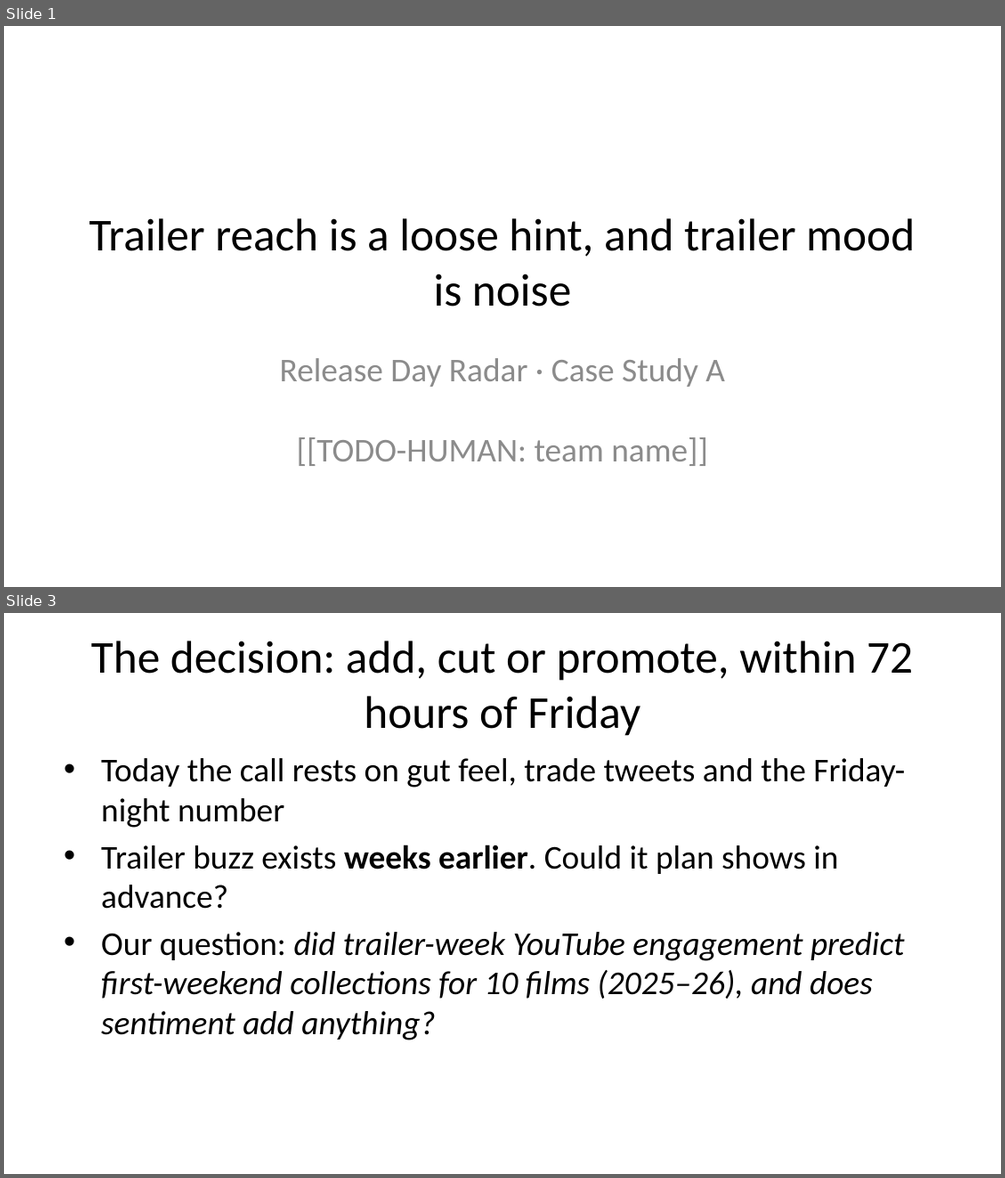
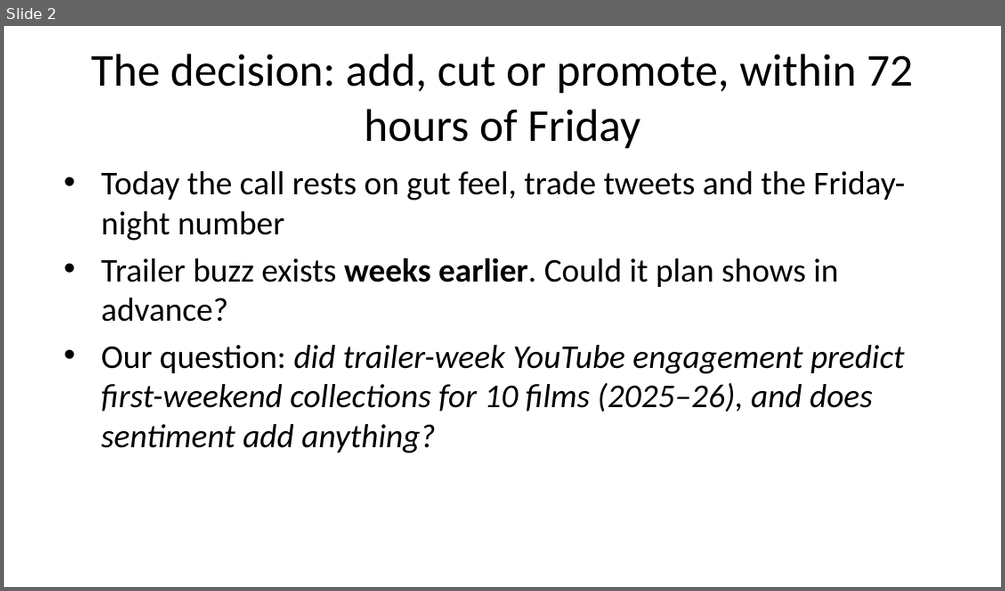
Before and after one commit to Shubhaditya14/Case-Study-A-Release-Day-Radar, a slide deck: report/slides.pptx. Shown one above the other, each under a label of ours: slides 1 and 3 before the commit, slide 2 after it; the slides between them are not shown. The pictures are 1005x1178 and 1005x591 pixels, drawn with LibreOffice and Linux fonts; fonts in the diff are those of the drawing. Boxes give left, top, right and bottom in pixels: in the first picture for what was removed or moved away, otherwise in the second. Text is boxed around its words. In the diff, an @@ line names an element or a change of style, - is before the commit and + after.

Commit message:
Slides: 10 slides, opening on the answer (no separate title slide)

```diff
--- a/report/slides.pptx
+++ b/report/slides.pptx
@@ slide 1 removed at (4, 26, 1001, 587), background #FFFFFF @@
@@ title removed at (89, 218, 914, 306) @@
-Trailer reach is a loose hint, and trailer mood is noise
@@ subtitle removed at (280, 358, 725, 466) @@
-Release Day Radar · Case Study A
-[[TODO-HUMAN: team name]]
@@ what was slide 3 is now slide 2 @@
```
Also in this commit, not shown: 1 slide changed, 4 other files.
